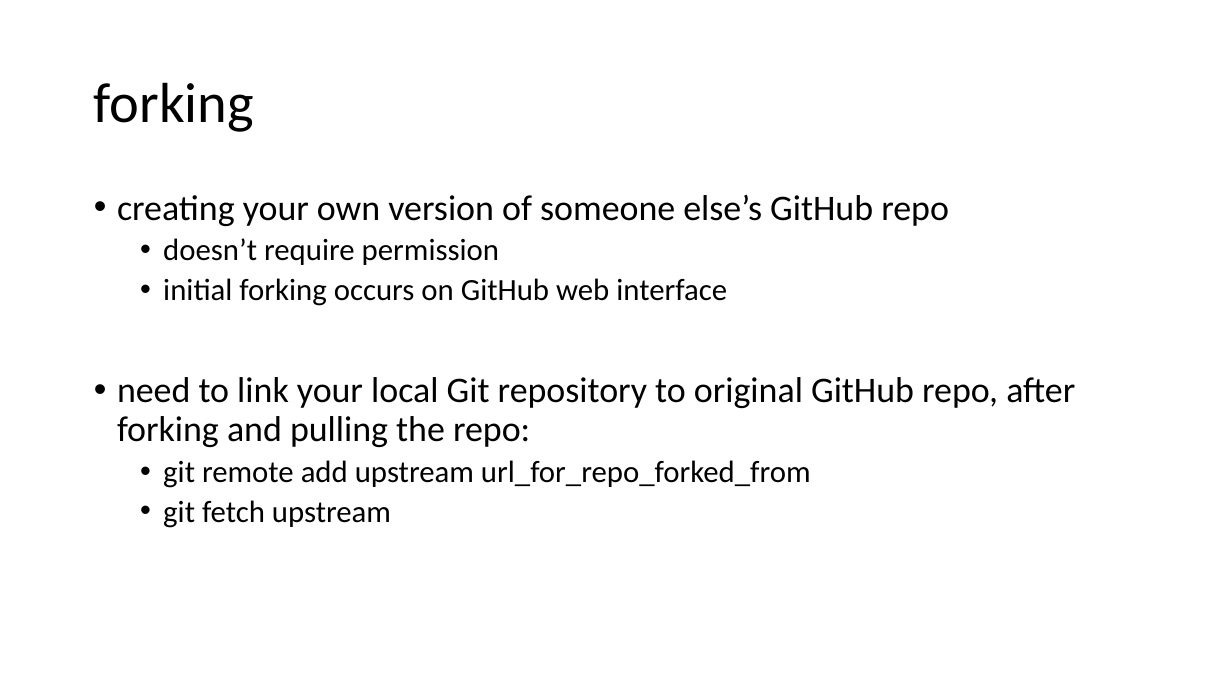
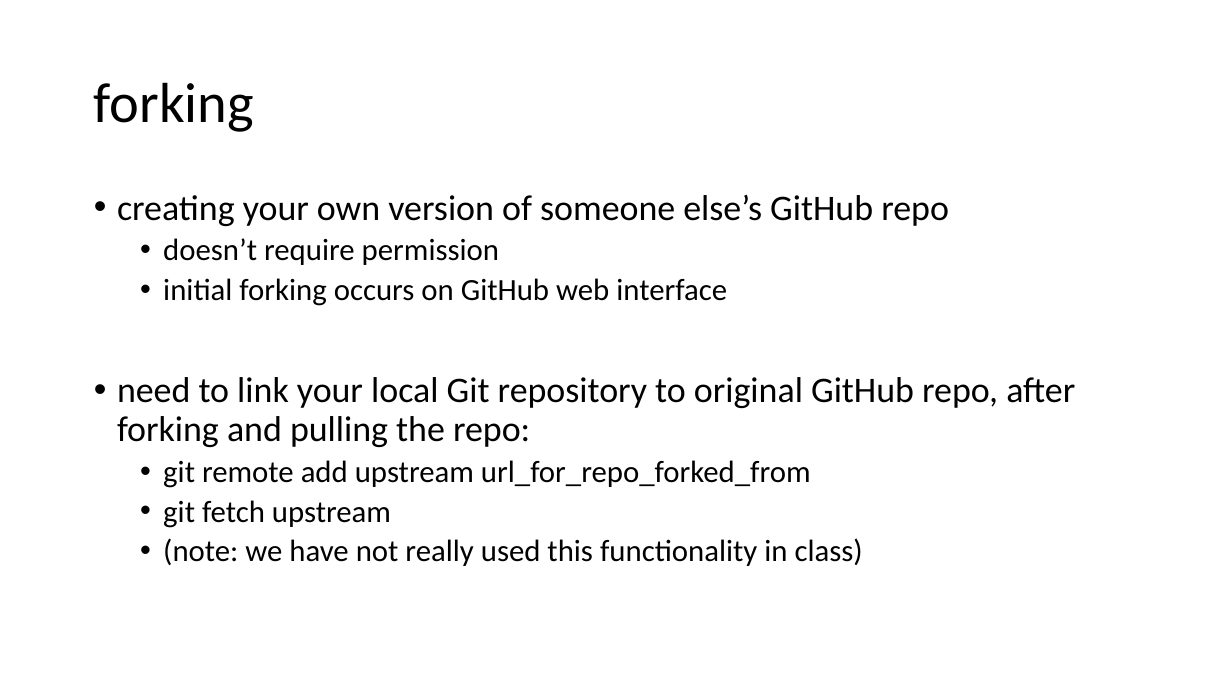
Before and after one commit to mdoellma/Intro_Biocomp_ND_318_Ppt, a slide deck: slide 5 of Week4.pptx. Drawn at 1232x693 pixels with LibreOffice and Linux fonts; fonts in the diff are those of the drawing. Boxes give left, top, right and bottom in pixels: in the first picture for what was removed or moved away, otherwise in the second. Text is boxed around its words. In the diff, an @@ line names an element or a change of style, - is before the commit and + after.

Commit message:
slight edit to week 4

```diff
--- a/Week4.pptx
+++ b/Week4.pptx
@@ text at bbox=[163, 538, 863, 566]: paragraph added @@
+  • (note: we have not really used this functionality in class)
```
